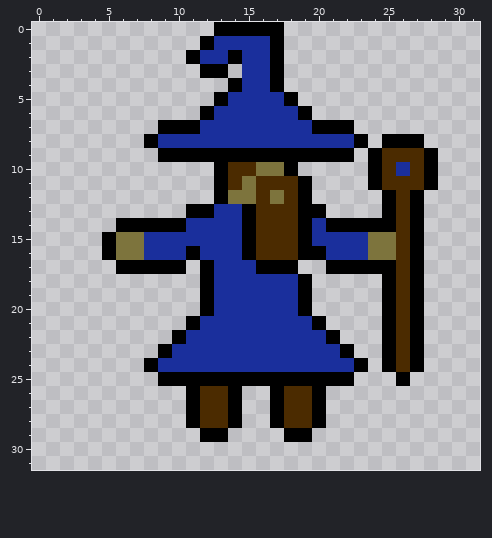
File history of a pixel-art sprite, Assets/Player/PlayerIdleRight.png. That is the earlier state.
The file is 64x64 pixels, drawn in blocks of 2x2; one block is one cell here.
Now the later version:
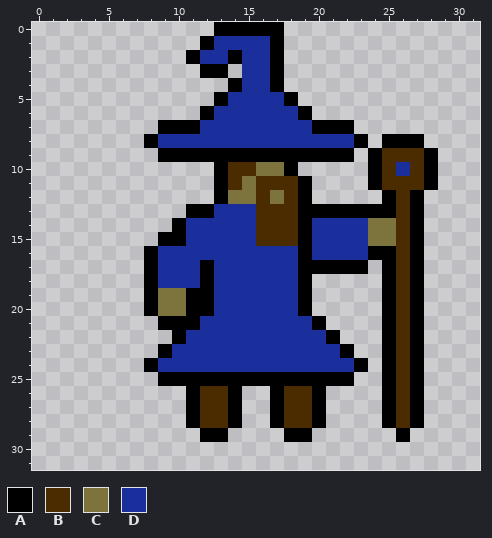
Palette (. is transparent): A #000000  B #4b2b00  C #7d743d  D #1a2f9c
Log entry: Improved Idle sprite. Staff stays in 'left' arm.
Difference:
{"y":13,"x":15,"old":"A","new":"D"}
{"y":13,"x":21,"old":"....","new":"AAAA"}
{"y":14,"x":6,"old":"AAAA","new":"...."}
{"y":14,"x":15,"old":"A","new":"D"}
{"y":14,"x":21,"old":"AAAAA","new":"DDDCC"}
{"y":15,"x":5,"old":"ACCDDD","new":"....AA"}
{"y":15,"x":15,"old":"A","new":"D"}
{"y":16,"x":5,"old":"ACCD","new":"...A"}
{"y":16,"x":11,"old":"A","new":"D"}
{"y":16,"x":15,"old":"ABBB","new":"DDDD"}
{"y":16,"x":20,"old":"A","new":"D"}
{"y":16,"x":24,"old":"CC","new":"AA"}
{"y":17,"x":6,"old":"AA","new":".."}
{"y":17,"x":9,"old":"AA.","new":"DDD"}
{"y":17,"x":16,"old":"AAA..","new":"DDDAA"}
{"y":17,"x":24,"old":"A","new":"."}
{"y":18,"x":8,"old":"....","new":"ADDD"}
{"y":19,"x":8,"old":"....","new":"ACCA"}
{"y":20,"x":8,"old":"....","new":"ACCA"}
{"y":21,"x":9,"old":"..","new":"AA"}
{"y":25,"x":25,"old":".A.","new":"ABA"}
{"y":26,"x":25,"old":"...","new":"ABA"}
{"y":27,"x":25,"old":"...","new":"ABA"}
{"y":28,"x":25,"old":"...","new":"ABA"}
{"y":29,"x":26,"old":".","new":"A"}
{"label":"changed","picture_box":[242,204,396,274]}
{"label":"changed","picture_box":[102,218,200,330]}
{"label":"changed","picture_box":[382,372,424,442]}
